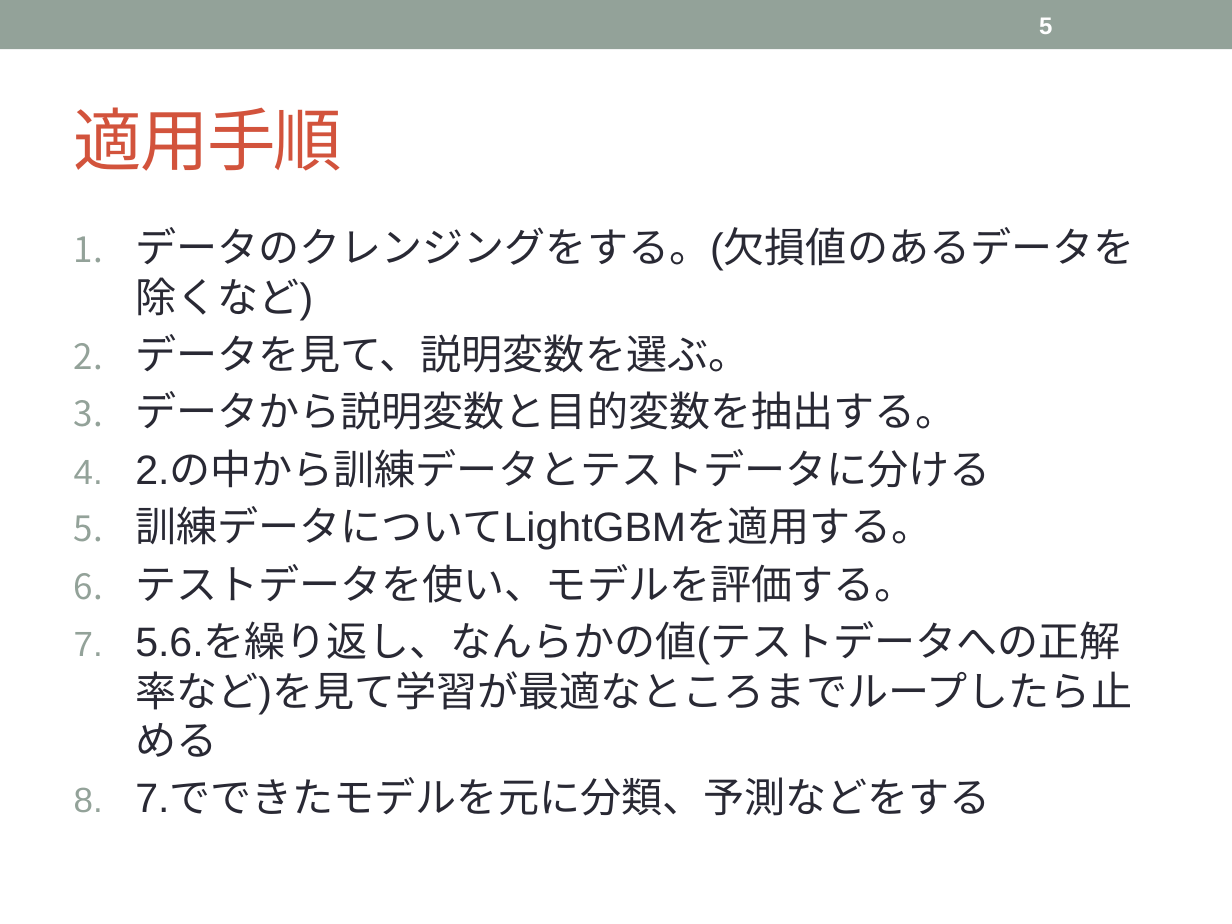
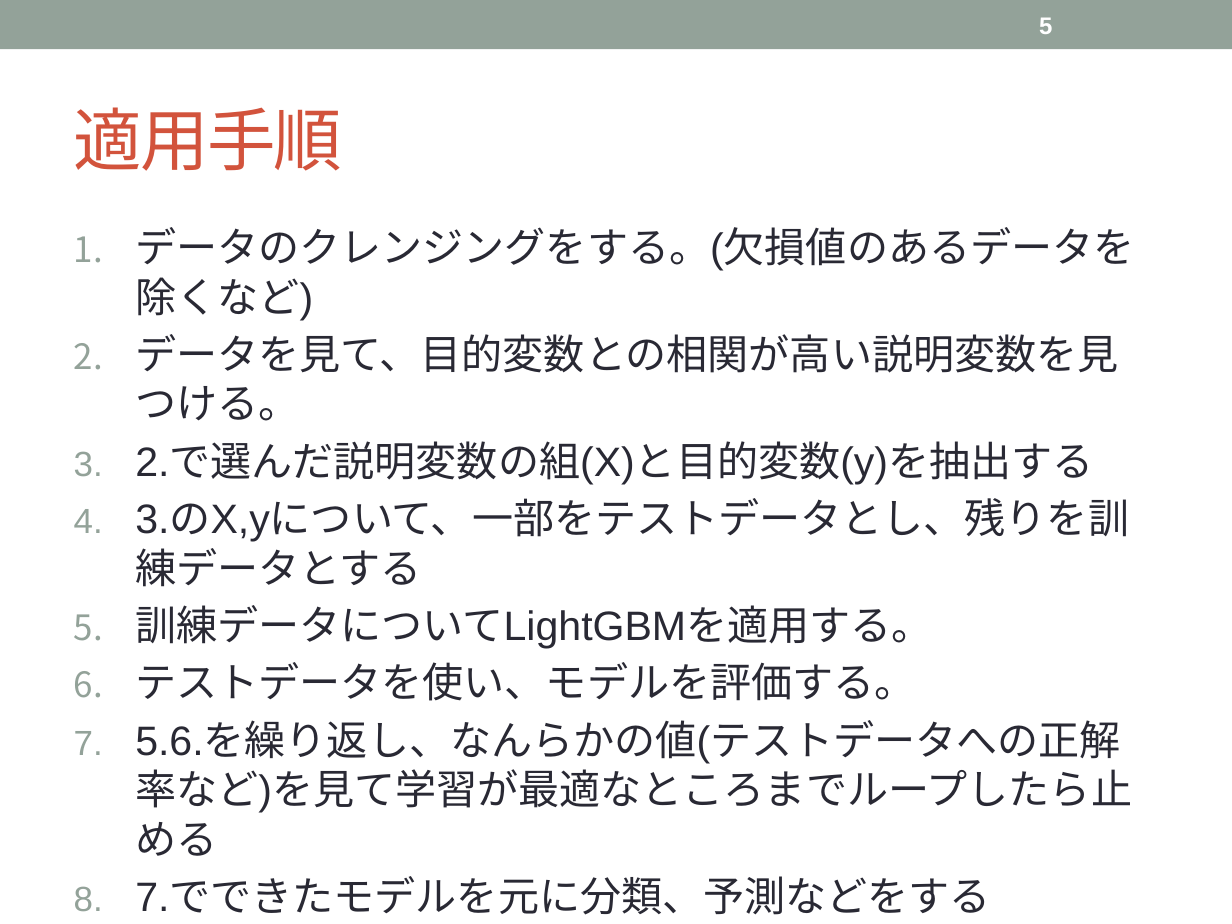
Before and after one commit to tsuchiyatoshio/team, a slide deck: slide 5 of matsuoka/3.3 Lightgbm/3.3. LightGBM.pptx. Drawn at 1232x924 pixels with LibreOffice and Linux fonts; fonts in the diff are those of the drawing. Boxes give left, top, right and bottom in pixels: in the first picture for what was removed or moved away, otherwise in the second. Text is boxed around its words. In the diff, an @@ line names an element or a change of style, - is before the commit and + after.

```diff
--- a/matsuoka/3.3 Lightgbm/3.3. LightGBM.pptx
+++ b/matsuoka/3.3 Lightgbm/3.3. LightGBM.pptx
@@ text at [135, 334, 1129, 587]: text changed @@
-2. データを見て、説明変数を選ぶ。
-3. データから説明変数と目的変数を抽出する。
-4. 2.の中から訓練データとテストデータに分ける
+2. データを見て、目的変数との相関が高い説明変数を見つける。
+3. 2.で選んだ説明変数の組(X)と目的変数(y)を抽出する
+4. 3.のX,yについて、一部をテストデータとし、残りを訓練データとする
```
Also in this commit, not shown: 1 other slide changed, 6 other files.
